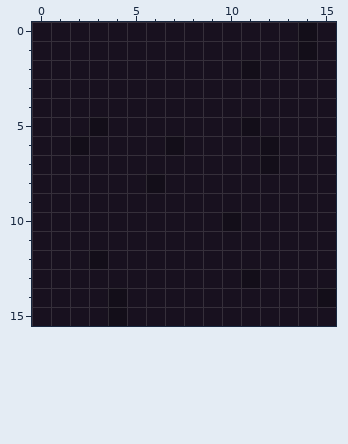
Two versions of one pixel-art file, icons/void_ores.aseprite. The first picture shows the starting point.
16x16 pixels, 1 frame. Colours within 5 levels of each other are drawn and written as one.
After the commit:
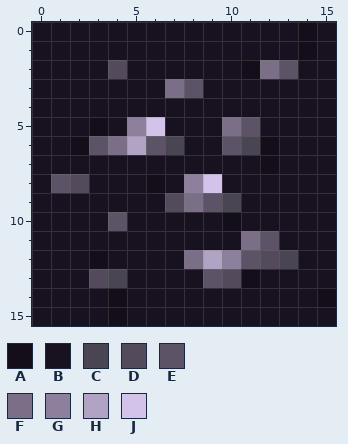
Palette (. is transparent): A #130e19  B #18111f  C #4a4552  D #534b5c  E #5c5466  F #7a6f87  G #8c809c  H #b1a3c4  J #d3c3eb
Changes in this commit:
layer "copper_TF" added
layer "lead_EM" added
Layer "lead_EM":
Colour C replaces colour A in row 6 at x 7.
Colour C replaces colour B in row 6 at x 11; in row 9 at x 10; in row 12 at x 13; in row 13 at x 4.
Colour D replaces colour B in row 2 at x 4; in row 8 at x 2; in row 9 at x 7; in row 12 at x 12; in row 13 at x 3 and 10.
Colour E replaces colour A in row 5 at x 11.
Colour E replaces colour B in row 2 at x 13; in row 3 at x 8; in row 6 at x 3, 6 and 10; in row 8 at x 1; in row 9 at x 9; in row 10 at x 4.
Colour E replaces colour B in row 11 at x 12; in row 12 at x 11; in row 13 at x 9.
Colour F replaces colour B in row 2 at x 12; in row 3 at x 7; in row 5 at x 10; in row 6 at x 4; in row 9 at x 8; in row 11 at x 11.
Colour F replaces colour B in row 12 at x 8.
Colour G replaces colour B in row 5 at x 5; in row 8 at x 8; in row 12 at x 10.
Colour H replaces colour B in row 6 at x 5; in row 12 at x 9.
Colour J replaces colour B in row 5 at x 6; in row 8 at x 9.
Changed places in both pictures, as pixel boxes (x1, y1, x2, y2):
changed: (51, 60, 298, 288)
